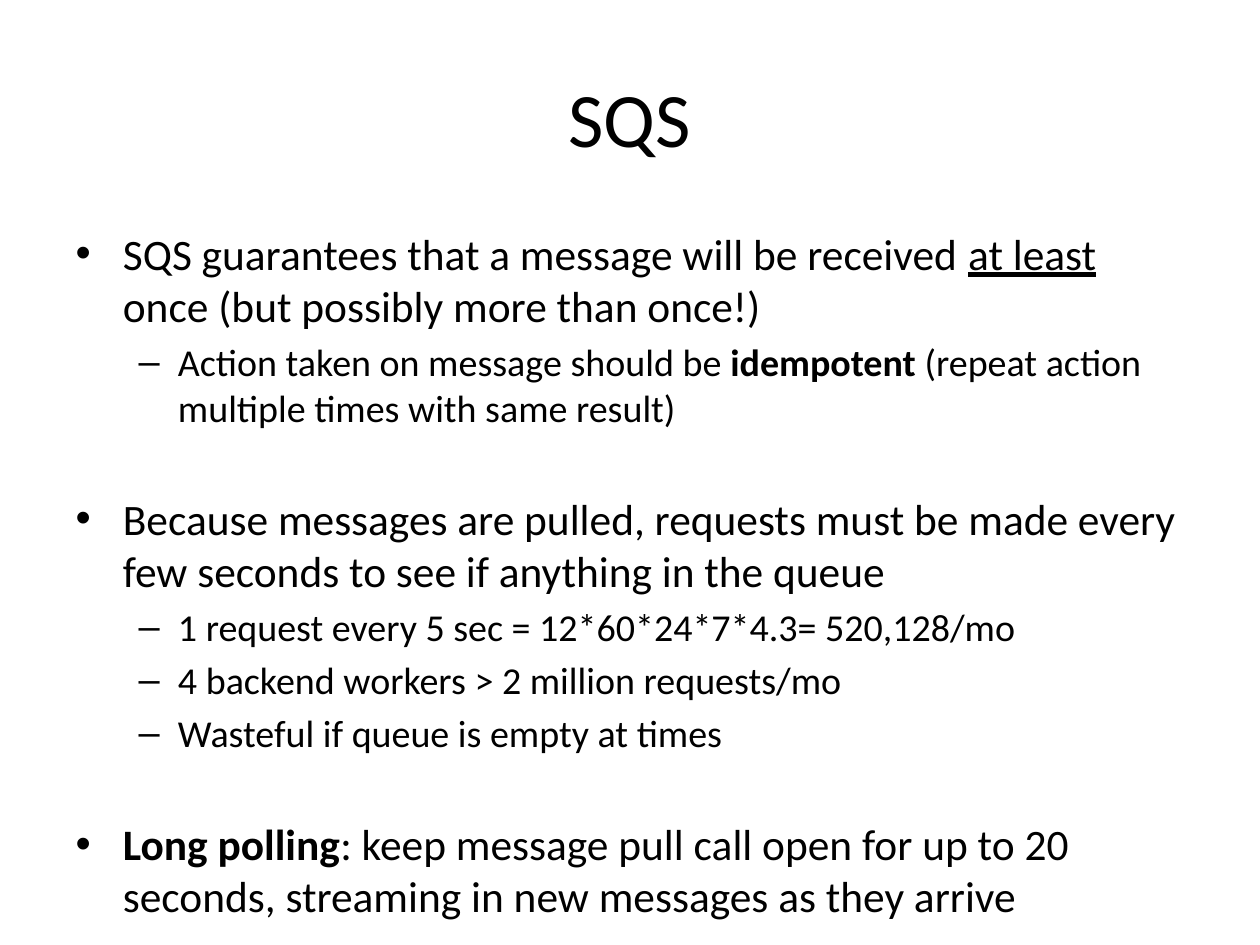
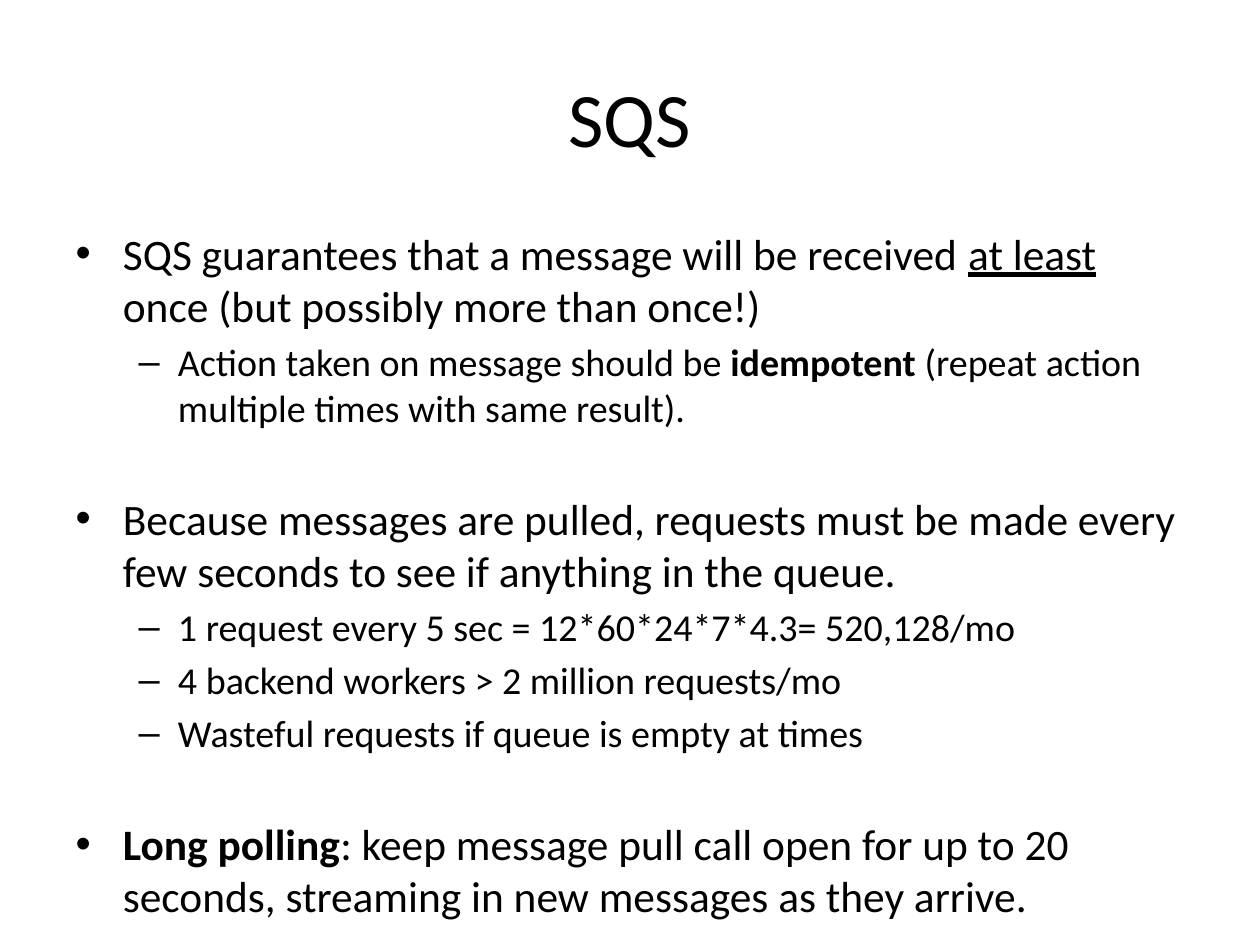
Before and after one commit to jasondbaker/infrastructure-class, a slide deck: slide 22 of infrastructure-week-6.pptx (slide 23 before the commit). Drawn at 1260x945 pixels with LibreOffice and Linux fonts; fonts in the diff are those of the drawing. Boxes give left, top, right and bottom in pixels: in the first picture for what was removed or moved away, otherwise in the second. Text is boxed around its words. In the diff, an @@ line names an element or a change of style, - is before the commit and + after.

```diff
--- a/infrastructure-week-6.pptx
+++ b/infrastructure-week-6.pptx
@@ text at [123, 348, 1175, 595]: text changed @@
-  – Action taken on message should be idempotent (repeat action multiple times with same result)
-• Because messages are pulled, requests must be made every few seconds to see if anything in the queue
+  – Action taken on message should be idempotent (repeat action multiple times with same result).
+• Because messages are pulled, requests must be made every few seconds to see if anything in the queue.
@@ text at [123, 720, 1069, 920]: text changed @@
-  – Wasteful if queue is empty at times
-• Long polling: keep message pull call open for up to 20 seconds, streaming in new messages as they arrive
+  – Wasteful requests if queue is empty at times
+• Long polling: keep message pull call open for up to 20 seconds, streaming in new messages as they arrive.
```
Also in this commit, not shown: 27 other slides changed, 1 slide added, 2 slides removed, 1 other file.
